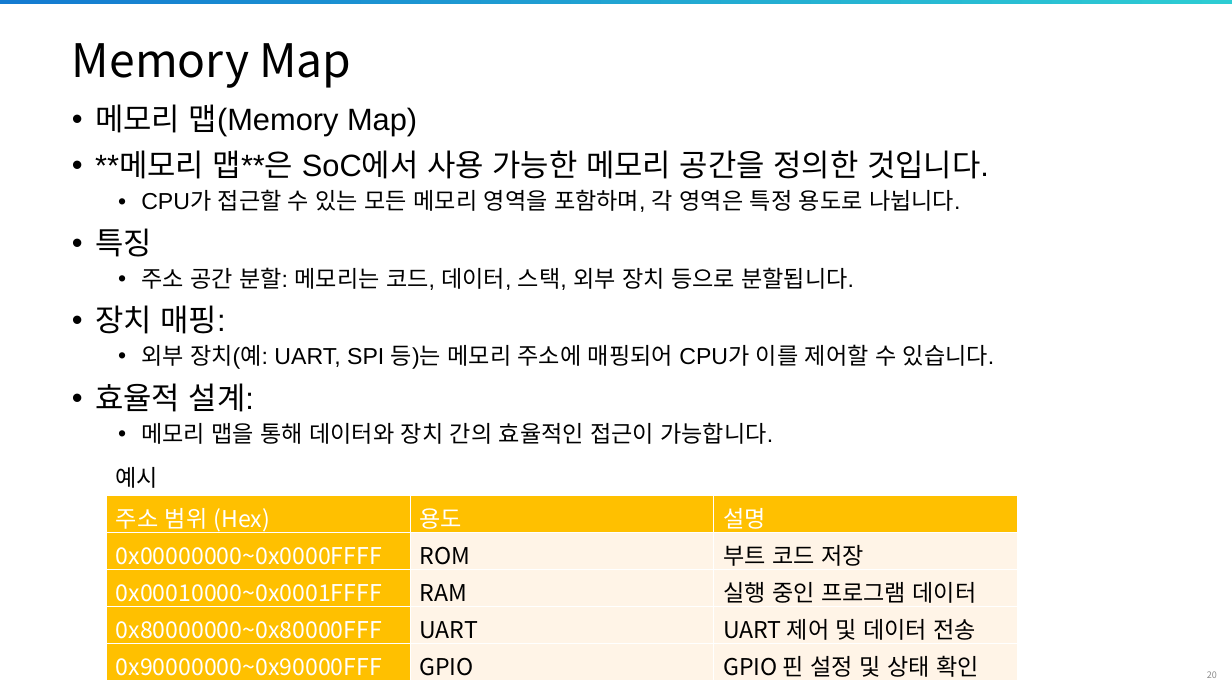
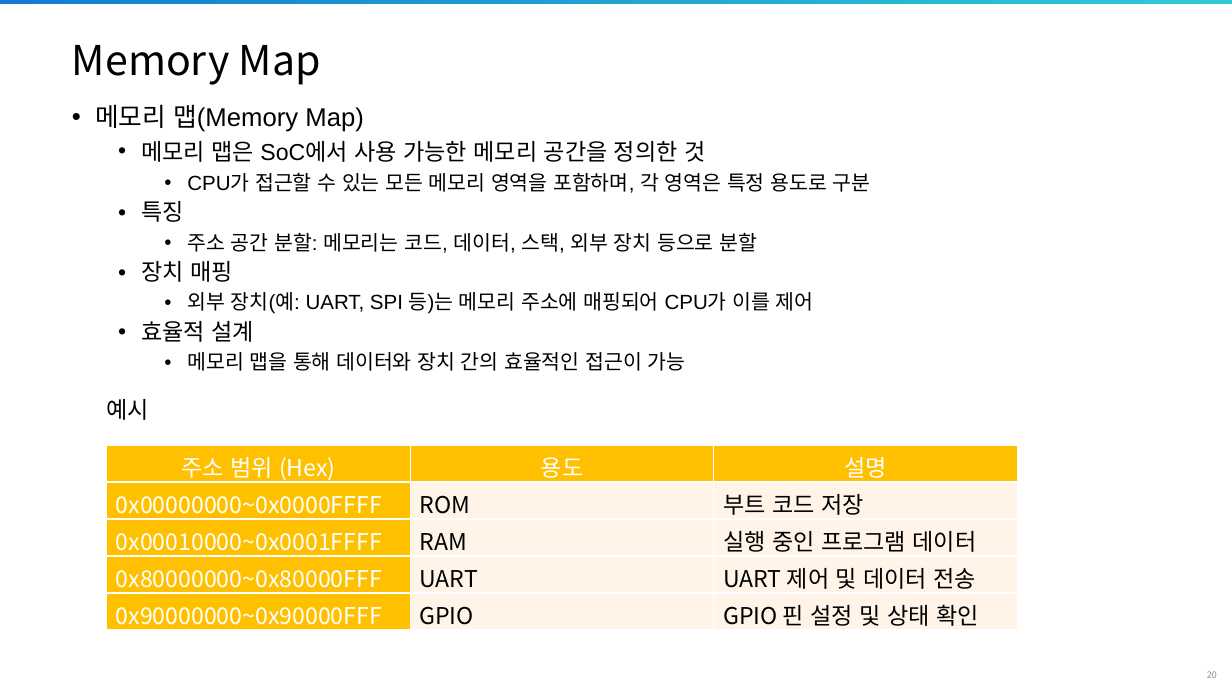
Before and after one commit to siliconground/SoC_102, a slide deck: slide 20 of 0_DOCS/1_EDU_REF/1_DESIGN/SoC102_D6.pptx. Drawn at 1232x693 pixels with LibreOffice and Linux fonts; fonts in the diff are those of the drawing; background and template pictures are left out. Boxes give left, top, right and bottom in pixels: in the first picture for what was removed or moved away, otherwise in the second. Text is boxed around its words. In the diff, an @@ line names an element or a change of style, - is before the commit and + after.

Commit message:
Revised design lect6

```diff
--- a/0_DOCS/1_EDU_REF/1_DESIGN/SoC102_D6.pptx
+++ b/0_DOCS/1_EDU_REF/1_DESIGN/SoC102_D6.pptx
@@ title "Memory Map" at (72, 45, 321, 85): size 36 to 32 pt @@
@@ text at (95, 104, 364, 222): size 24 to 20 pt in "메모리 맵(Memory Map)"; size 24 to 18 pt in "특징"; list level 1 to 2 in "특징" @@
@@ text at (141, 141, 871, 193): text changed; size 18 to 16 pt @@
-• **메모리 맵**은 SoC에서 사용 가능한 메모리 공간을 정의한 것입니다.
-  • CPU가 접근할 수 있는 모든 메모리 영역을 포함하며, 각 영역은 특정 용도로 나뉩니다.
+  • 메모리 맵은 SoC에서 사용 가능한 메모리 공간을 정의한 것
+    • CPU가 접근할 수 있는 모든 메모리 영역을 포함하며, 각 영역은 특정 용도로 구분
@@ text at (141, 233, 814, 371): text changed; size 18 to 16 pt @@
-  • 주소 공간 분할: 메모리는 코드, 데이터, 스택, 외부 장치 등으로 분할됩니다.
-• 장치 매핑:
-  • 외부 장치(예: UART, SPI 등)는 메모리 주소에 매핑되어 CPU가 이를 제어할 수 있습니다.
-• 효율적 설계:
-  • 메모리 맵을 통해 데이터와 장치 간의 효율적인 접근이 가능합니다.
+    • 주소 공간 분할: 메모리는 코드, 데이터, 스택, 외부 장치 등으로 분할
+  • 장치 매핑
+    • 외부 장치(예: UART, SPI 등)는 메모리 주소에 매핑되어 CPU가 이를 제어
+  • 효율적 설계
+    • 메모리 맵을 통해 데이터와 장치 간의 효율적인 접근이 가능
@@ text "예시": place and size @@
-text "예시" at (116, 467, 159, 488)
+text "예시" at (106, 399, 149, 420)
@@ table at (106, 445, 1019, 634) @@
@@ alignment left to centre @@
@@ table: place and size @@
-table at (106, 496, 1019, 685)
+table at (106, 445, 1019, 634)
```
Also in this commit, not shown: 11 other slides changed, 1 slide added.
